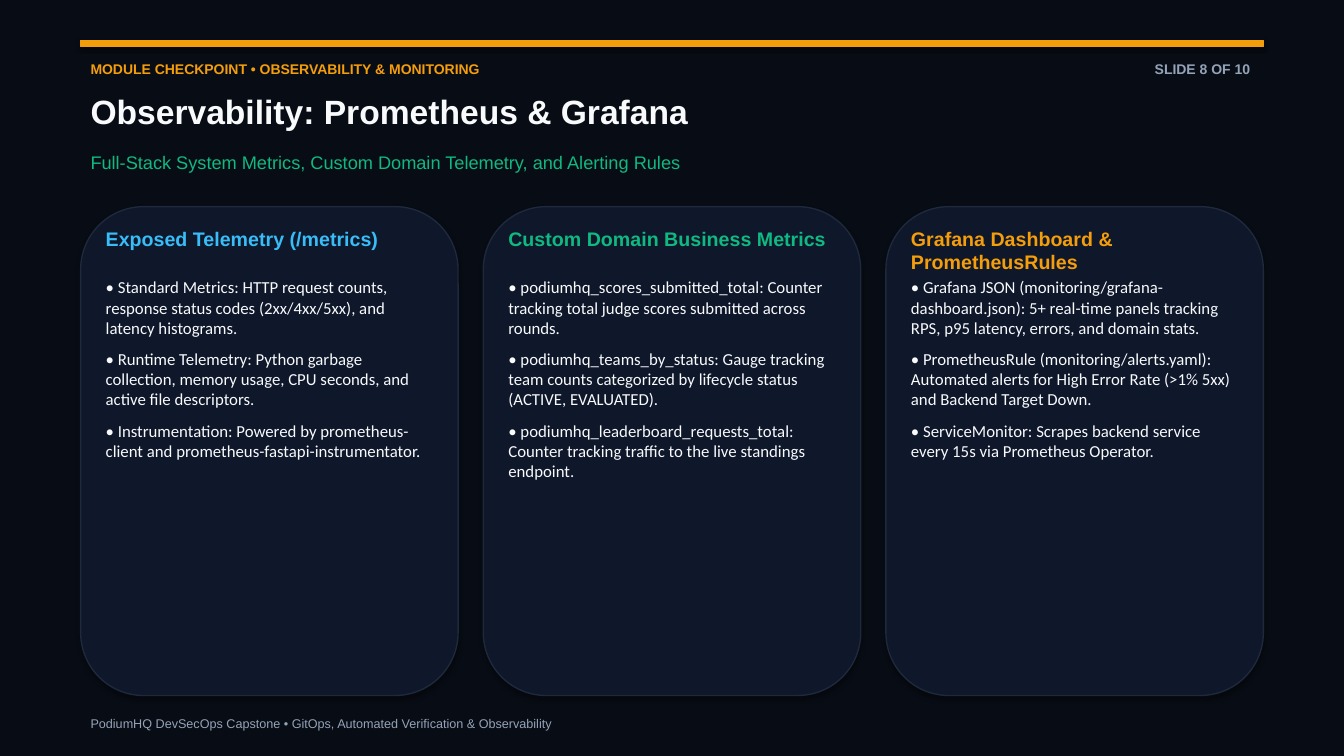
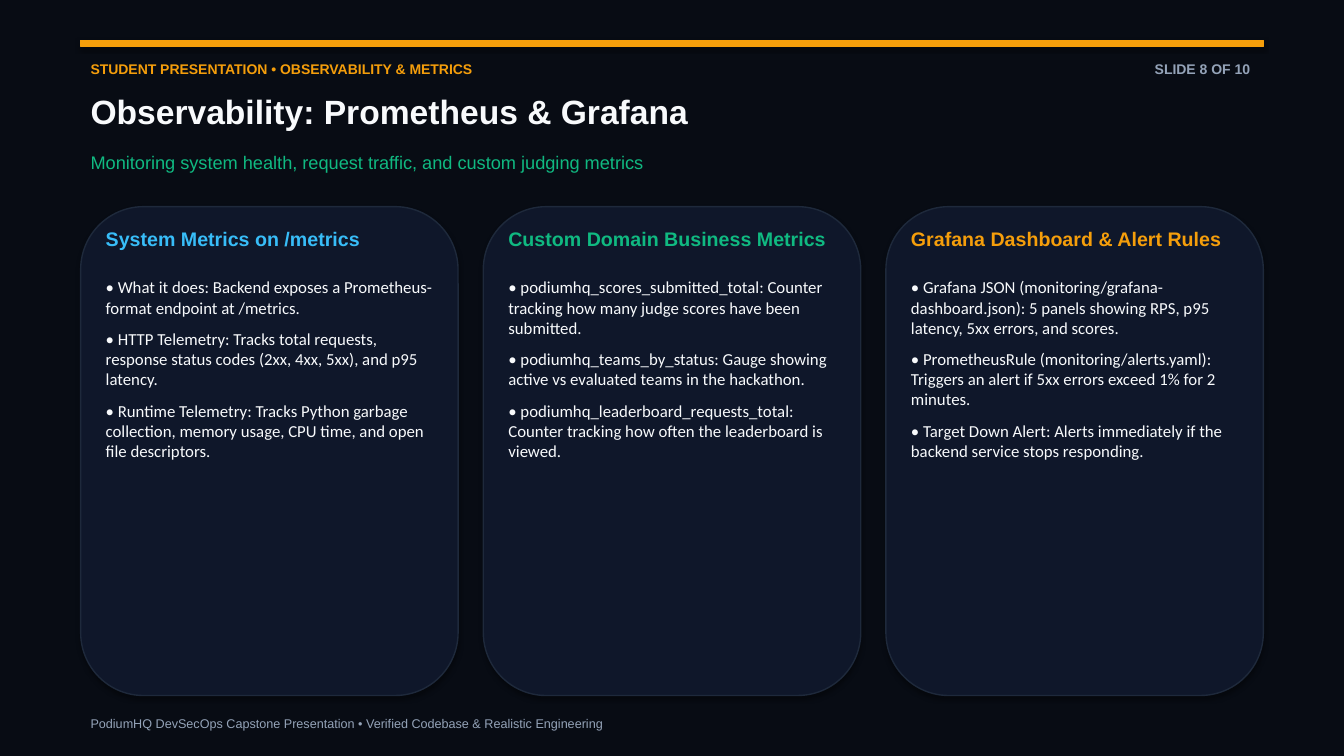
Before and after one commit to nandakishore-dasari/podiumHQ, a slide deck: slide 8 of demo/slides.pptx. Drawn at 1344x756 pixels with LibreOffice and Linux fonts; fonts in the diff are those of the drawing. Boxes give left, top, right and bottom in pixels: in the first picture for what was removed or moved away, otherwise in the second. Text is boxed around its words. In the diff, an @@ line names an element or a change of style, - is before the commit and + after.

Commit message:
docs(presentation): revise slides and PDF to student-friendly presentation with natural speaking lines

```diff
--- a/demo/slides.pptx
+++ b/demo/slides.pptx
@@ text at [91, 64, 473, 74]: text changed @@
-MODULE CHECKPOINT • OBSERVABILITY & MONITORING
+STUDENT PRESENTATION • OBSERVABILITY & METRICS
@@ text at [91, 156, 644, 173]: text changed @@
-Full-Stack System Metrics, Custom Domain Telemetry, and Alerting Rules
+Monitoring system health, request traffic, and custom judging metrics
@@ text at [106, 231, 359, 250]: text changed @@
-Exposed Telemetry (/metrics)
+System Metrics on /metrics
@@ text at [911, 231, 1221, 247]: text changed @@
-Grafana Dashboard & PrometheusRules
+Grafana Dashboard & Alert Rules
@@ text at [106, 281, 432, 460]: text changed @@
-• Standard Metrics: HTTP request counts, response status codes (2xx/4xx/5xx), and latency histograms.
-• Runtime Telemetry: Python garbage collection, memory usage, CPU seconds, and active file descriptors.
-• Instrumentation: Powered by prometheus-client and prometheus-fastapi-instrumentator.
+• What it does: Backend exposes a Prometheus-format endpoint at /metrics.
+• HTTP Telemetry: Tracks total requests, response status codes (2xx, 4xx, 5xx), and p95 latency.
+• Runtime Telemetry: Tracks Python garbage collection, memory usage, CPU time, and open file descriptors.
@@ text at [508, 281, 827, 457]: text changed @@
-• podiumhq_scores_submitted_total: Counter tracking total judge scores submitted across rounds.
-• podiumhq_teams_by_status: Gauge tracking team counts categorized by lifecycle status (ACTIVE, EVALUATED).
-• podiumhq_leaderboard_requests_total: Counter tracking traffic to the live standings endpoint.
+• podiumhq_scores_submitted_total: Counter tracking how many judge scores have been submitted.
+• podiumhq_teams_by_status: Gauge showing active vs evaluated teams in the hackathon.
+• podiumhq_leaderboard_requests_total: Counter tracking how often the leaderboard is viewed.
@@ text at [911, 281, 1222, 460]: text changed @@
-• Grafana JSON (monitoring/grafana-dashboard.json): 5+ real-time panels tracking RPS, p95 latency, errors, and domain stats.
-• PrometheusRule (monitoring/alerts.yaml): Automated alerts for High Error Rate (>1% 5xx) and Backend Target Down.
-• ServiceMonitor: Scrapes backend service every 15s via Prometheus Operator.
+• Grafana JSON (monitoring/grafana-dashboard.json): 5 panels showing RPS, p95 latency, 5xx errors, and scores.
+• PrometheusRule (monitoring/alerts.yaml): Triggers an alert if 5xx errors exceed 1% for 2 minutes.
+• Target Down Alert: Alerts immediately if the backend service stops responding.
@@ text at [91, 719, 603, 731]: text changed @@
-PodiumHQ DevSecOps Capstone • GitOps, Automated Verification & Observability
+PodiumHQ DevSecOps Capstone Presentation • Verified Codebase & Realistic Engineering
```
Also in this commit, not shown: 9 other slides changed, 3 other files.
